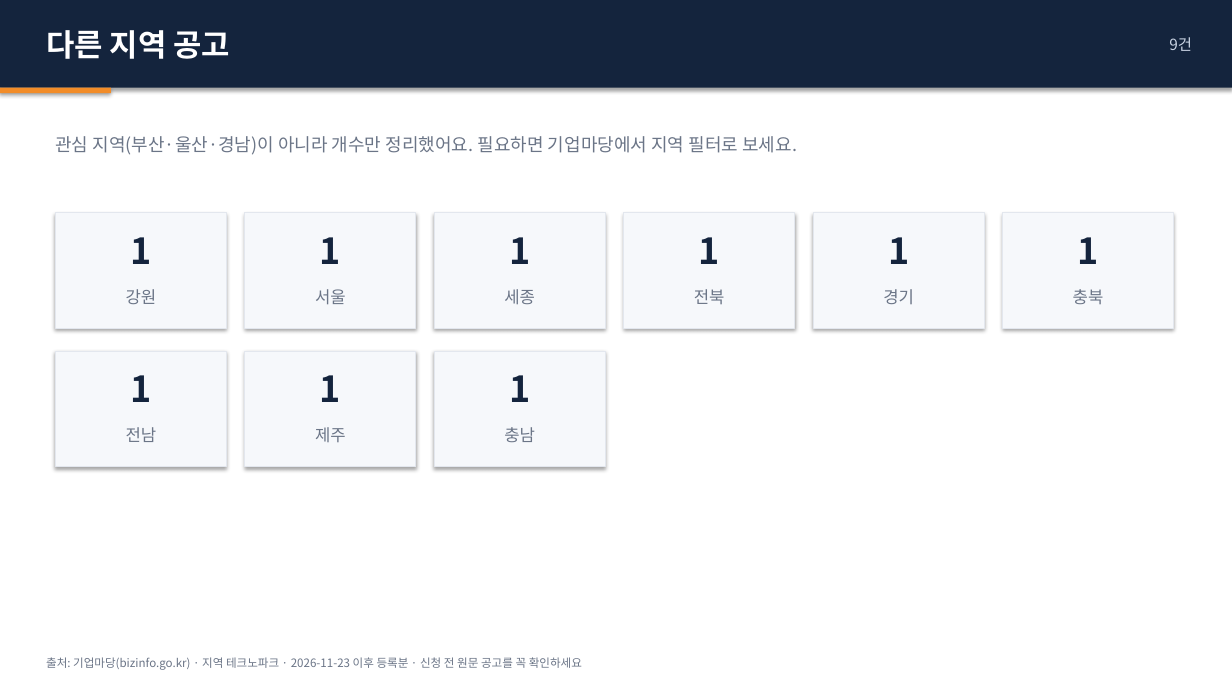
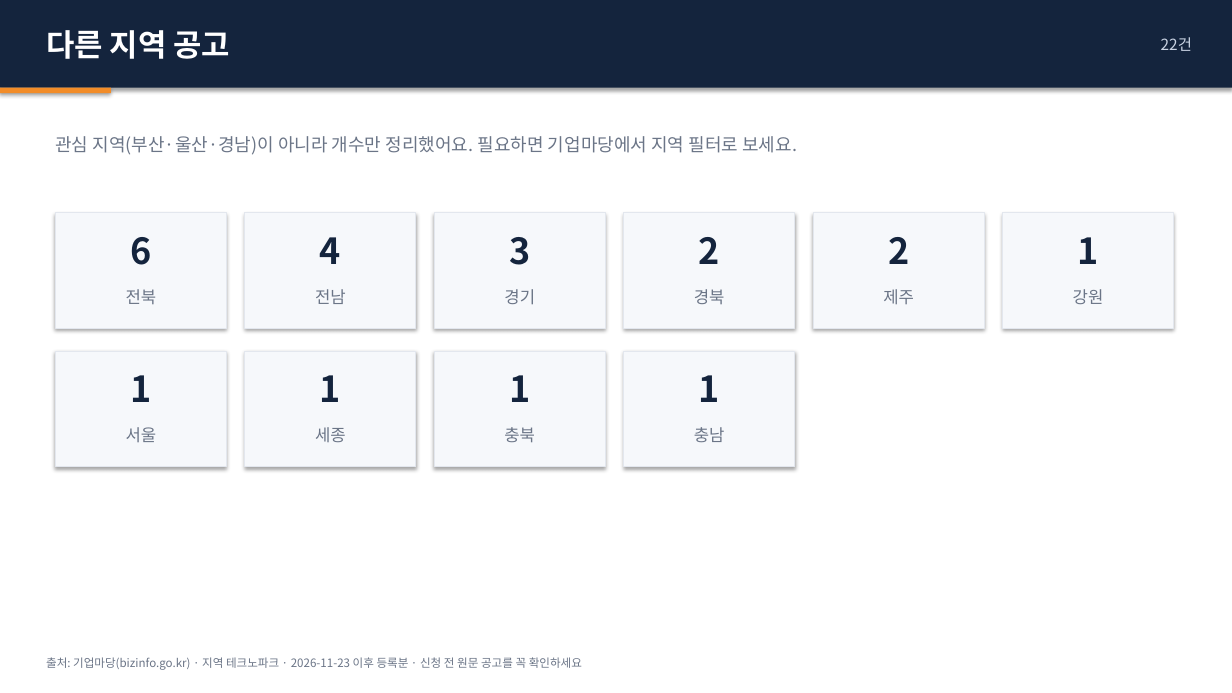
Before and after one commit to juddmank/helprnd.com, a slide deck: slide 25 of site/briefings/2026-11-24_지원사업공고.pptx (slide 13 before the commit). Drawn at 1232x693 pixels with LibreOffice and Linux fonts; fonts in the diff are those of the drawing. Boxes give left, top, right and bottom in pixels: in the first picture for what was removed or moved away, otherwise in the second. Text is boxed around its words. In the diff, an @@ line names an element or a change of style, - is before the commit and + after.

```diff
--- a/site/briefings/2026-11-24_지원사업공고.pptx
+++ b/site/briefings/2026-11-24_지원사업공고.pptx
@@ text at (1161, 37, 1192, 51): text changed @@
-9건
+22건
@@ text at (130, 237, 151, 265): text changed @@
-1
+6
@@ text at (320, 237, 341, 264): text changed @@
-1
+4
@@ text at (509, 237, 530, 265): text changed @@
-1
+3
@@ text at (699, 237, 720, 264): text changed @@
-1
+2
@@ text at (888, 237, 909, 264): text changed @@
-1
+2
@@ text at (126, 289, 157, 304): text changed @@
-강원
+전북
@@ text at (315, 289, 346, 304): text changed @@
-서울
+전남
@@ text at (504, 289, 535, 305): text changed @@
-세종
+경기
@@ text at (694, 289, 725, 304): text changed @@
-전북
+경북
@@ text at (883, 289, 914, 304): text changed @@
-경기
+제주
@@ text at (1073, 289, 1104, 304): text changed @@
-충북
+강원
@@ rectangle added at (624, 351, 795, 467), fill #F6F8FB, outline #E3E7EE 0.75 pt @@
@@ text added at (699, 375, 720, 402), 28 pt, text #14243D, bold @@
+1
@@ text at (126, 427, 157, 442): text changed @@
-전남
+서울
@@ text at (315, 427, 346, 442): text changed @@
-제주
+세종
@@ text at (504, 427, 535, 443): text changed @@
-충남
+충북
@@ text added at (694, 427, 725, 442), 13 pt, text #6B7587 @@
+충남
```
Also in this commit, not shown: 11 other slides changed, 13 slides added, 3 other files.
